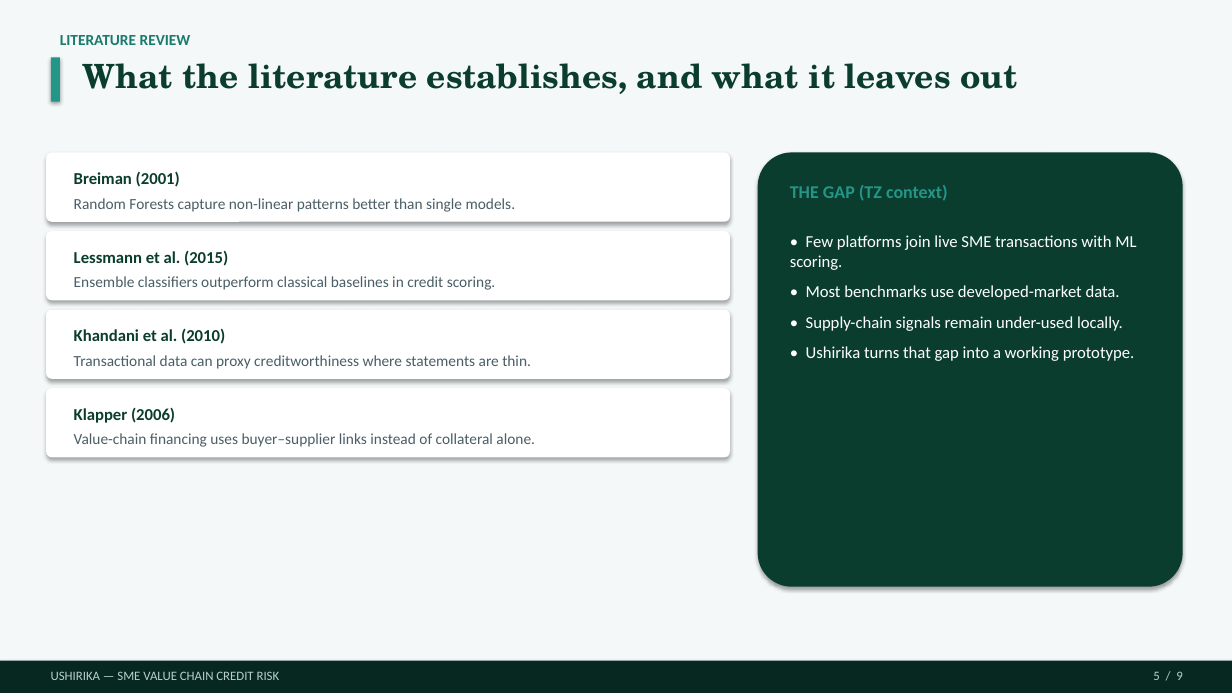
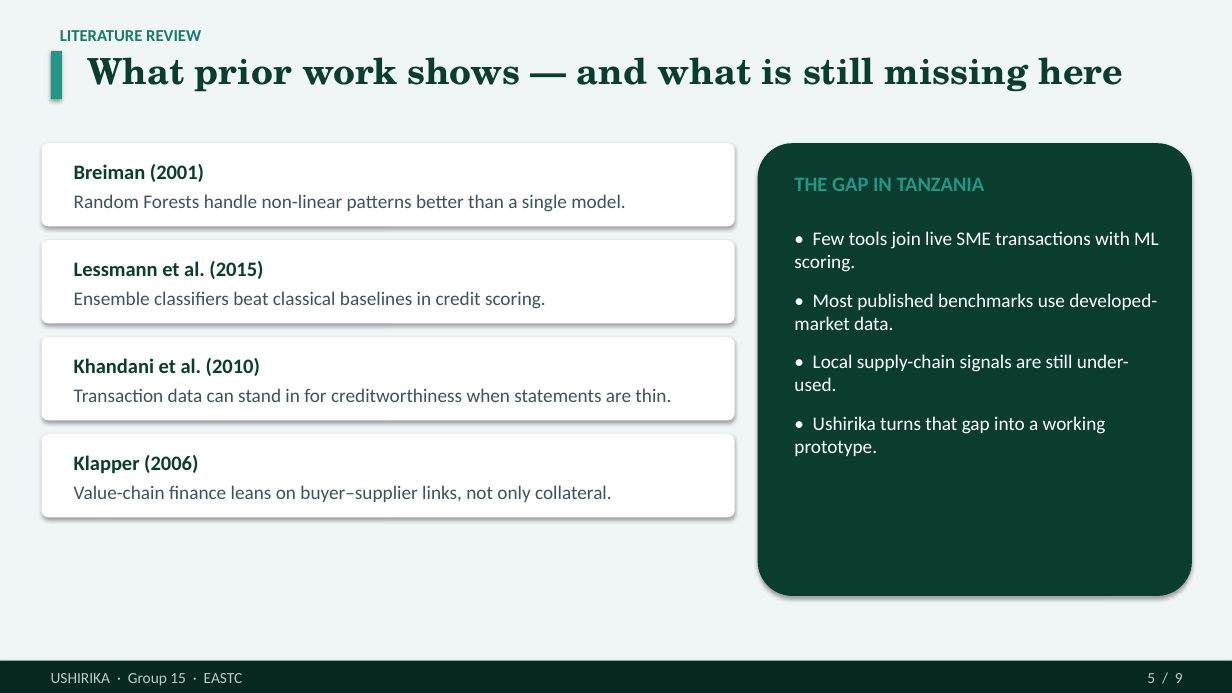
Before and after one commit to Dmmkuliku/ushirika-sme-credit, a slide deck: slide 5 of Presentation/Ushirika_Group15_Defence_Presentation.pptx. Drawn at 1232x693 pixels with LibreOffice and Linux fonts; fonts in the diff are those of the drawing. Boxes give left, top, right and bottom in pixels: in the first picture for what was removed or moved away, otherwise in the second. Text is boxed around its words. In the diff, an @@ line names an element or a change of style, - is before the commit and + after.

```diff
--- a/Presentation/Ushirika_Group15_Defence_Presentation.pptx
+++ b/Presentation/Ushirika_Group15_Defence_Presentation.pptx
@@ rectangle at (0,0,1232,693): fill #F4F8F9 to #F0F5F6 @@
@@ text "LITERATURE REVIEW" at (60,30,201,41): size 12 to 13 pt; more space between paragraphs @@
@@ rectangle: place and size @@
-rectangle at (51,57,60,102)
+rectangle at (51,51,62,99)
@@ text at (88,57,1123,92): text changed; size 26 to 28 pt @@
-What the literature establishes, and what it leaves out
+What prior work shows — and what is still missing here
@@ rounded rectangle: place and size @@
-rounded rectangle at (46,152,730,222)
+rounded rectangle at (42,143,735,226)
@@ rounded rectangle: place and size @@
-rounded rectangle at (758,152,1183,587)
+rounded rectangle at (758,143,1192,596)
@@ text "Breiman (2001)": place and size @@
-text "Breiman (2001)" at (74,171,180,187)
+text "Breiman (2001)" at (74,164,204,182)
@@ text at (794,178,985,191): text changed; size 14 to 16 pt @@
-THE GAP (TZ context)
+THE GAP IN TANZANIA
@@ text at (74,194,625,212): text changed; size 12 to 15 pt; text colour #4A5E66 to #3D525A @@
-Random Forests capture non-linear patterns better than single models.
+Random Forests handle non-linear patterns better than a single model.
@@ text at (794,231,1159,391): text changed; size 13 to 15 pt @@
-• Few platforms join live SME transactions with ML scoring.
-• Most benchmarks use developed-market data.
-• Supply-chain signals remain under-used locally.
+• Few tools join live SME transactions with ML scoring.
+• Most published benchmarks use developed-market data.
+• Local supply-chain signals are still under-used.
@@ rounded rectangle: place and size @@
-rounded rectangle at (46,231,730,300)
+rounded rectangle at (42,240,735,323)
@@ text "Lessmann et al. (2015)": place and size @@
-text "Lessmann et al. (2015)" at (74,250,228,266)
+text "Lessmann et al. (2015)" at (74,261,263,279)
@@ text at (74,291,546,309): text changed; size 12 to 15 pt; text colour #4A5E66 to #3D525A @@
-Ensemble classifiers outperform classical baselines in credit scoring.
+Ensemble classifiers beat classical baselines in credit scoring.
@@ rounded rectangle: place and size @@
-rounded rectangle at (46,310,730,379)
+rounded rectangle at (42,337,735,421)
@@ text "Khandani et al. (2010)": place and size @@
-text "Khandani et al. (2010)" at (74,328,225,344)
+text "Khandani et al. (2010)" at (74,358,260,376)
@@ text at (74,388,671,402): text changed; size 12 to 15 pt; text colour #4A5E66 to #3D525A @@
-Transactional data can proxy creditworthiness where statements are thin.
+Transaction data can stand in for creditworthiness when statements are thin.
@@ text at (794,416,1106,456): size 13 to 15 pt in "• Ushirika turns that gap into a ..."; more space between paragraphs @@
@@ rounded rectangle: place and size @@
-rounded rectangle at (46,388,730,457)
+rounded rectangle at (42,434,735,518)
@@ size 13 to 16 pt; more space between paragraphs in 4 elements at (74,164,204,182), (74,261,263,279), (74,358,260,376), (74,455,198,474) @@
@@ text "Klapper (2006)": place and size @@
-text "Klapper (2006)" at (74,407,175,423)
+text "Klapper (2006)" at (74,455,198,474)
@@ text at (74,485,612,502): text changed; size 12 to 15 pt; text colour #4A5E66 to #3D525A @@
-Value-chain financing uses buyer–supplier links instead of collateral alone.
+Value-chain finance leans on buyer–supplier links, not only collateral.
@@ text at (51,673,243,686): text changed; size 10 to 12 pt @@
-USHIRIKA — SME VALUE CHAIN CREDIT RISK
+USHIRIKA · Group 15 · EASTC
@@ text "5 / 9" at (1147,673,1183,683): size 10 to 12 pt; more space between paragraphs @@
```
Also in this commit, not shown: 8 other slides changed, 3 other files.
